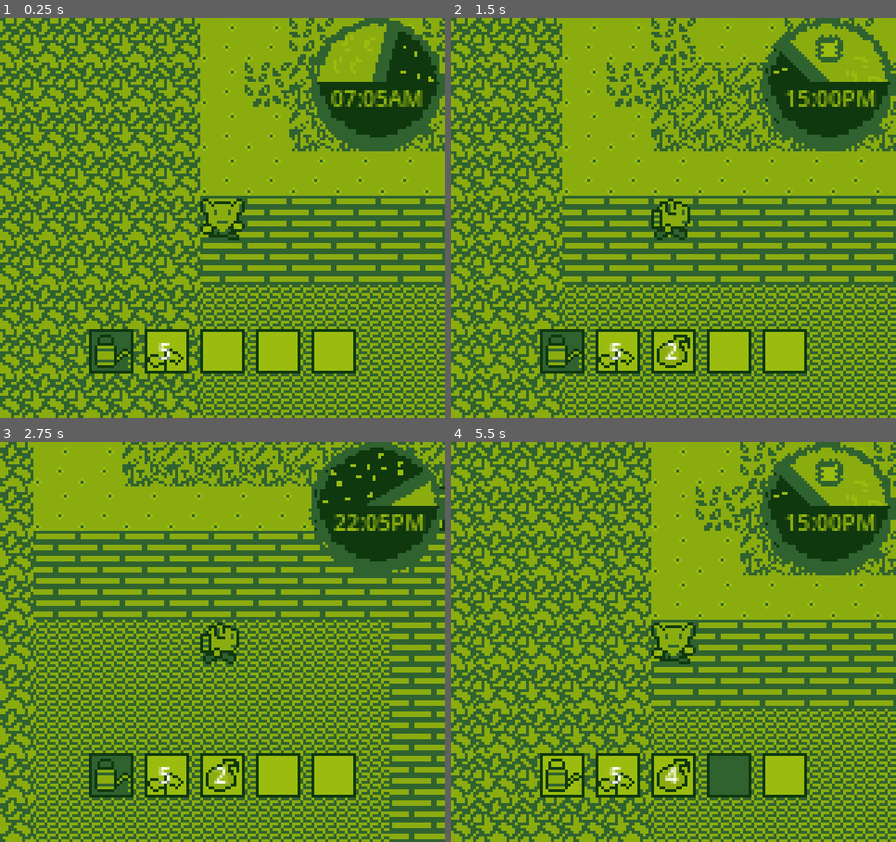
Above: before the commit, frames 1-4 (two rows, left to right).
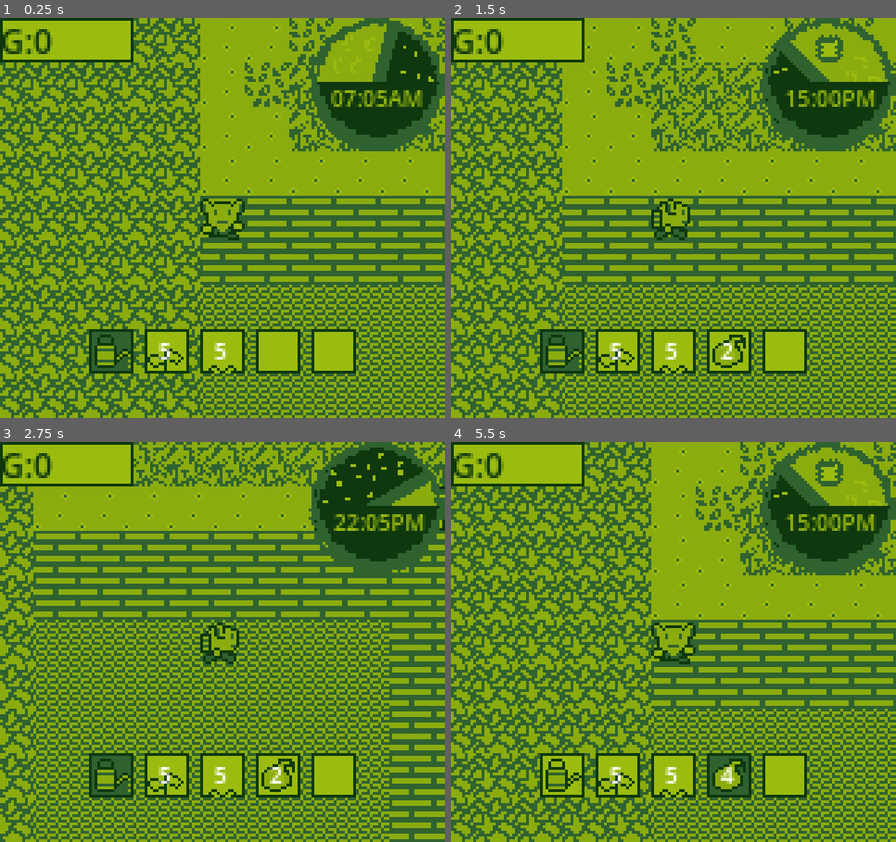
Above: after the commit, the same moments.

Repository: Seanmus/GoblinGrove
Game: Godot game, scene res://Worlds/test_world.tscn
Two runs of this game, one before a commit and one after it. Both use one fixed random seed, a clock stepped at 60 frames per second and the inputs below.
Inputs (mouse positions are in pixels of both pictures, inside the frame that each line leads up to):
- Up to frame 1 (0.25 s): no input
- Up to frame 2 (1.5 s): move the mouse to (771, 198) at 0.52 s; hold D (Right) 0.53-1.28 s; click (771, 198) at 0.6 s; tap K (k) at 0.8, 1.35 s; move the mouse to (584, 238) at 1.27 s; hold S (Down) from 1.28 s (still down)
- Up to frame 3 (2.75 s): tap 1 (one) at 1.55, 2.1 s; move the mouse to (267, 554) at 2.02 s; release S (Down) at 2.03 s; hold D (Right) from 2.03 s (still down); click (267, 554) at 2.3 s
- Up to frame 4 (5.5 s): move the mouse to (651, 722) at 2.77 s; release D (Right) at 2.78 s; hold W (Up) 2.78-3.53 s; click (651, 722) at 2.85 s; tap K (k) at 3.05, 5.1 s; move the mouse to (807, 702) at 3.52 s; hold A (Left) 3.53-5.03 s; tap 5 (five) at 3.6 s; tap 1 (one) at 3.8 s; move the mouse to (540, 582) at 4.27 s; tap 4 (four) at 4.35 s; click (540, 582) at 4.55 s; move the mouse to (695, 642) at 5.02 s; hold S (Down) from 5.03 s (still down)

The runs differ from the first frame. In frame 1, 2.3% of the frame differs, in the area x 0-54%, y 0-89%; in frame 2, 2.5%; in frame 3, 1.8%; in frame 4, 3.0%, in the area x 0-67%, y 0-89%.

Commit message:
Implemented fish

Diff:
--- a/Player/goblin_farmer.gd
+++ b/Player/goblin_farmer.gd
@@ -19,6 +19,10 @@
 		holdTimer += delta
 		holdTimer = clamp(holdTimer, 0, 0.45)
 		last_input = input_dir.normalized()
+		if(abs(input_dir.x) > abs(input_dir.y)):
+			$LookRaycast.target_position = Vector2(input_dir.x * 16, 0)
+		else:
+			$LookRaycast.target_position = Vector2(0, input_dir.y * 16)
 		if moving || holdTimer < 0.32:
 			return
 		else:
@@ -42,6 +46,15 @@
 	if Input.is_action_just_pressed("click"):
 		if(soilLayer._can_harvest(tile_pos)):
 			return
+		if($LookRaycast.is_colliding()):
+			var detected = $LookRaycast.get_collider()
+			if detected is ShippingContainer:
+				if !Inventory.inventory.has(Inventory.selectedItem):
+					return
+				if Inventory.inventory[Inventory.selectedItem].item.type == 2:
+					Inventory._sellItem(Inventory.selectedItem)
+
+
 	if (tileType == Vector2i(0,2) || tileType == Vector2i(1,2)) && Input.is_action_just_pressed("click"):
 		if !Inventory.inventory.has(Inventory.selectedItem):
 			return
--- a/Player/goblin_farmer.tscn
+++ b/Player/goblin_farmer.tscn
@@ -14,6 +14,8 @@
 [ext_resource type="Script" uid="uid://1r8c8l8ifuym" path="res://Player/inventorySlot.gd" id="12_s1k3g"]
 [ext_resource type="Texture2D" uid="uid://b51s3e725hgpx" path="res://Sprites/Inventory Description.png" id="13_yeau6"]
 [ext_resource type="Script" uid="uid://dp2ln8spqbvhx" path="res://Player/InventoryLabel.gd" id="14_q2a2v"]
+[ext_resource type="Texture2D" uid="uid://bymiydteigvpt" path="res://Sprites/UI/MoneyPanel.png" id="15_t74k3"]
+[ext_resource type="Script" uid="uid://cy20wl1hyh0vm" path="res://Player/money_label.gd" id="16_jdw1h"]
 
 [sub_resource type="RectangleShape2D" id="RectangleShape2D_lsnek"]
 size = Vector2(16, 16)
@@ -1035,3 +1037,22 @@
 vertical_alignment = 1
 script = ExtResource("14_q2a2v")
 metadata/_edit_use_anchors_ = true
+
+[node name="TextureRect" type="TextureRect" parent="UI" unique_id=1722737762]
+layout_mode = 0
+offset_right = 32.0
+offset_bottom = 16.0
+texture = ExtResource("15_t74k3")
+stretch_mode = 2
+
+[node name="MoneyLabel" type="Label" parent="UI/TextureRect" unique_id=1189560143]
+layout_mode = 0
+offset_right = 40.0
+offset_bottom = 23.0
+theme_override_colors/font_color = Color(0.05882353, 0.21960784, 0.05882353, 1)
+theme_override_font_sizes/font_size = 12
+text = "G:9999"
+script = ExtResource("16_jdw1h")
+
+[node name="LookRaycast" type="RayCast2D" parent="." unique_id=1650949178]
+target_position = Vector2(0, 16)
--- /dev/null
+++ b/Player/herring.tscn
@@ -0,0 +1,7 @@
+[gd_scene format=3 uid="uid://dimj1k57y8vwa"]
+
+[ext_resource type="PackedScene" uid="uid://cfgf2qgy7adne" path="res://Player/plant.tscn" id="1_0q8pv"]
+[ext_resource type="Script" uid="uid://cexe44tuof58j" path="res://Player/pickeledHerring.gd" id="2_qse3c"]
+
+[node name="Herring" unique_id=1398079512 instance=ExtResource("1_0q8pv")]
+script = ExtResource("2_qse3c")
--- a/Player/inventory.gd
+++ b/Player/inventory.gd
@@ -1,7 +1,6 @@
 extends Node
 #initalize inventory with 5 seeds
-@onready var inventory = {1 : inventorySlot.new(Items.items[5], 1), 2 : inventorySlot.new(Items.items[2], 5)}
-
+@onready var inventory = {1 : inventorySlot.new(Items.items[5], 1), 2 : inventorySlot.new(Items.items[2], 5), 3 : inventorySlot.new(Items.items[4], 5) }
 
 signal inventoryUpdated
 var selectedItem = 1
@@ -46,3 +45,9 @@
 	if inventory[itemSlot].count <= 0:
 		inventory.erase(itemSlot)
 	emit_signal("inventoryUpdated")
+
+func _sellItem(itemSlot):
+	money += inventory[itemSlot].item.salePrice
+	print("Selling item " + inventory[itemSlot].item.description)
+	print("Money total " + str(money))
+	_useItem(itemSlot)
--- /dev/null
+++ b/Player/money_label.gd
@@ -0,0 +1,11 @@
+extends Label
+
+
+# Called when the node enters the scene tree for the first time.
+func _ready() -> void:
+	Inventory.inventoryUpdated.connect(_UpdateLabel)
+	_UpdateLabel()
+
+
+func _UpdateLabel():
+	text = "G:" + str(Inventory.money)
--- /dev/null
+++ b/Player/pickeledHerring.gd
@@ -0,0 +1,27 @@
+extends  Plant
+
+const herring1 = preload("res://Sprites/Plants/Fish/fish_1.png")
+const herring2 = preload("res://Sprites/Plants/Fish/fish_2.png")
+const herring3 = preload("res://Sprites/Plants/Fish/fish_3.png")
+const herring4 = preload("res://Sprites/Plants/Fish/fish_4.png")
+
+func _ready() -> void:
+	itemId = 3
+	maxState = 4
+
+func _set_stage(Stage):
+	stage = Stage
+	_set_sprite_for_stage(stage)
+
+func _set_sprite_for_stage(stage):
+	print("setting sprite" + " stage" + str(stage))
+	if stage == 1:
+		$PlantSprite.texture = herring1
+	elif stage == 2:
+		$PlantSprite.texture = herring2
+	elif stage == 3:
+		$PlantSprite.texture = herring3
+	elif stage >= 4:
+		$PlantSprite.texture = herring4
+	else:
+		$PlantSprite.texture = herring1
--- a/Worlds/FarmTiles.gd
+++ b/Worlds/FarmTiles.gd
@@ -1,6 +1,7 @@
 extends TileMapLayer
 
 const onionPlant = preload("res://Player/onion.tscn")
+const herringPlant = preload("res://Player/herring.tscn")
 @onready var plantParent = $PlantParent
 # Called when the node enters the scene tree for the first time.
 func _ready() -> void:
@@ -51,6 +52,8 @@
 	var newPlant
 	if(plantType == 2):
 		newPlant = onionPlant.instantiate()
+	if(plantType == 4):
+		newPlant = herringPlant.instantiate()
 	farmland.plantType = newPlant
 	plantParent.add_child(newPlant)
 	newPlant.position = tile_pos
--- a/items.gd
+++ b/items.gd
@@ -9,8 +9,8 @@
 
 var onion = item.new(1,"Stinky Onion",types.crop, 100, 250, preload("res://Sprites/UI/Onion.png"))
 var onion_seed = item.new(2,"Onion Seed", types.seed, 50, 25, preload("res://Sprites/Plants/Onion/onion_1.png"))
-var herring = item.new(3,"Pickeled Herring",types.crop, 100, 250, preload("res://Sprites/UI/Onion.png"))
-var herring_seed = item.new(4,"Regular Old Herring",types.seed, 200, 300, preload("res://Sprites/Plants/Onion/onion_1.png"))
+var herring = item.new(3,"Pickeled Herring",types.crop, 100, 400, preload("res://Sprites/UI/fish_icon.png"))
+var herring_seed = item.new(4,"Regular Old Herring",types.seed, 200, 50, preload("res://Sprites/Plants/Fish/fish_1.png"))
 var wateringCan = item.new(5,"Vinegar Cans",types.tool, 0, 0, preload("res://Sprites/UI/vinegar_can.png"))
 
 var items = {  1 :onion, 2 : onion_seed, 3 : herring, 4 : herring_seed, 5: wateringCan}
--- a/shipping_container.gd
+++ b/shipping_container.gd
@@ -1,7 +1,9 @@
 extends StaticBody2D
 
 class_name ShippingContainer
-# Called when the node enters the scene tree for the first time.
+
+var shipping_inventory = {}
+
 func _ready() -> void:
 	pass # Replace with function body.
 
Not shown, added: Player/money_label.gd.uid
Not shown, added: Player/onion.gd.uid
Not shown: 1 places in Player/onion.tscn that only renumber resources
Not shown, added: Player/pickeledHerring.gd.uid
Binary file added: Sprites/MoneyPanel.aseprite
Binary file added: Sprites/Plants/Fish/fish_1.png
Not shown, added: Sprites/Plants/Fish/fish_1.png.import
Binary file added: Sprites/Plants/Fish/fish_2.png
Not shown, added: Sprites/Plants/Fish/fish_2.png.import
Binary file added: Sprites/Plants/Fish/fish_3.png
Not shown, added: Sprites/Plants/Fish/fish_3.png.import
Binary file added: Sprites/Plants/Fish/fish_4.png
(and 11 more such lines)
